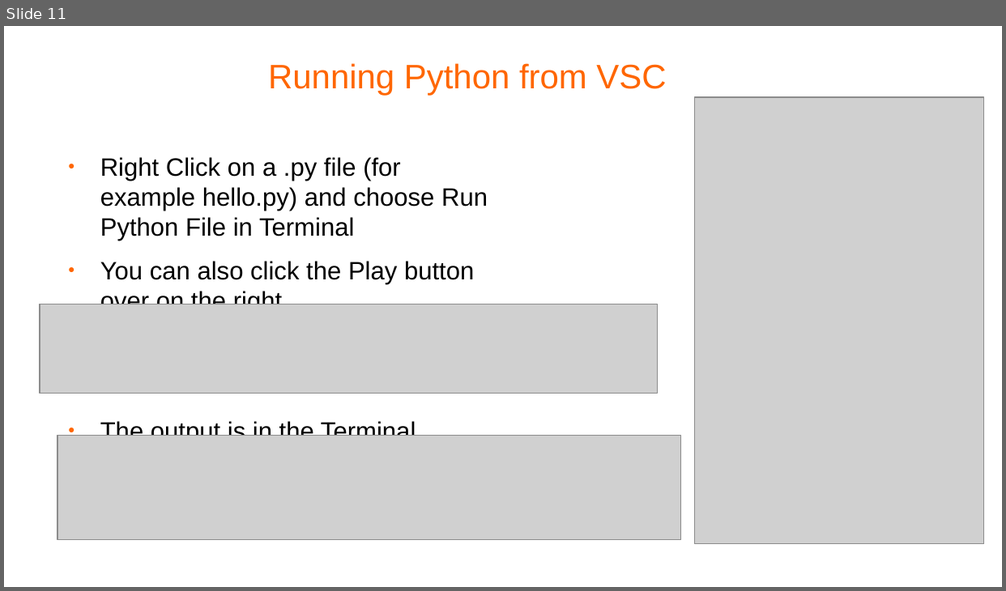
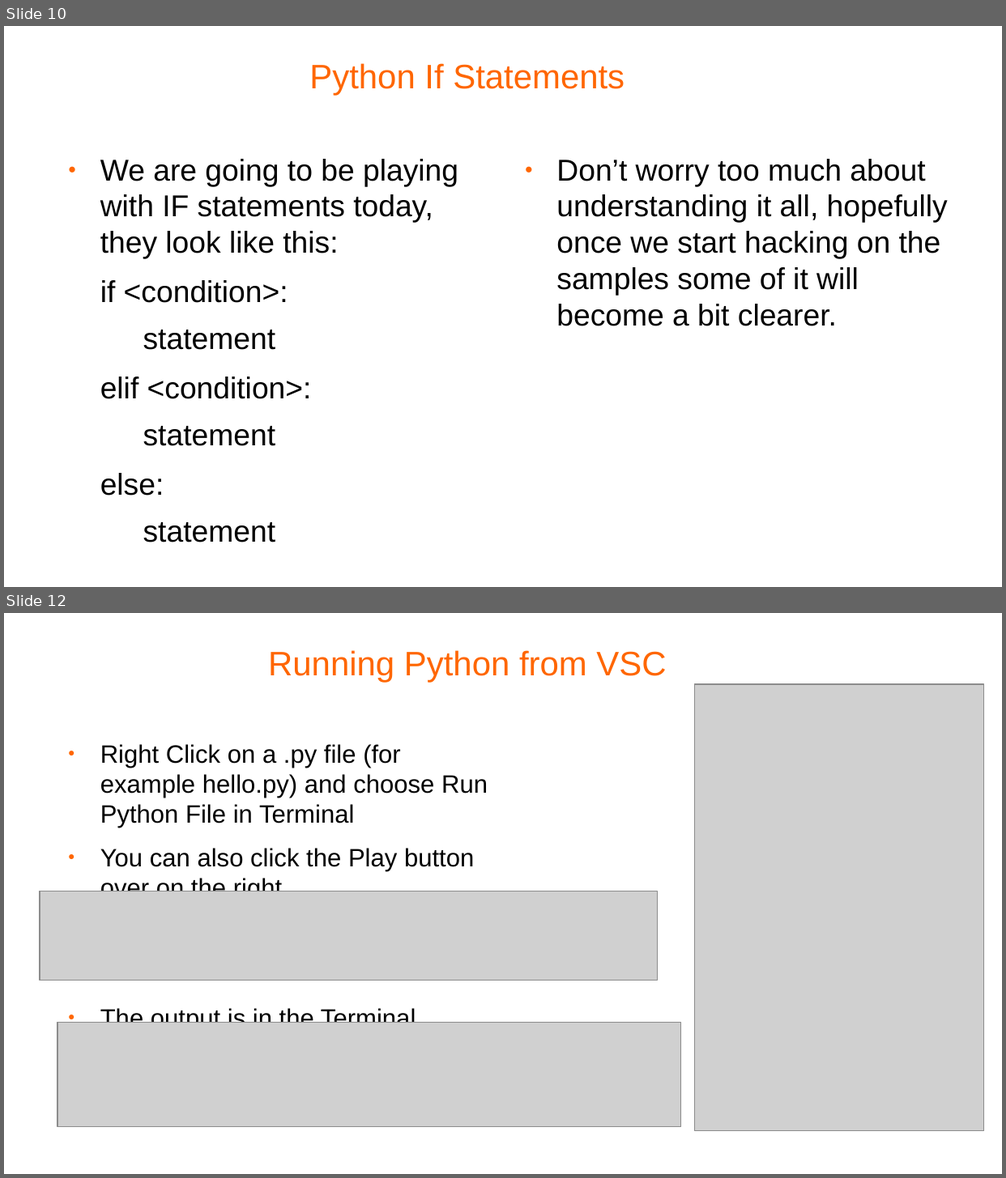
Before and after one commit to pellcorp/coding, a slide deck: docs/python coding.odp. Shown one above the other, each under a label of ours: slide 11 before the commit, slides 10 and 12 after it; the slides between them are not shown. The pictures are 1006x591 and 1006x1178 pixels, drawn with LibreOffice and Linux fonts; fonts in the diff are those of the drawing; grey boxes stand for pictures; background and template pictures are left out. Boxes give left, top, right and bottom in pixels: in the first picture for what was removed or moved away, otherwise in the second. Text is boxed around its words. In the diff, an @@ line names an element or a change of style, - is before the commit and + after.

```diff
--- a/docs/python coding.odp
+++ b/docs/python coding.odp
@@ slide 10 added at [4, 26, 1002, 587], background #FFFFFF @@
@@ title added at [309, 63, 624, 95], 27 pt, text #FF6600 @@
+Python If Statements
@@ text added at [100, 159, 458, 543], 24 pt, text #000000 @@
+● We are going to be playing with IF statements today, they look like this:
+if <condition>:
+  statement
+elif <condition>:
+  statement
+else:
+  statement
@@ text added at [556, 159, 948, 327], 24 pt, text #000000 @@
+● Don’t worry too much about understanding it all, hopefully once we start hacking on the samples some of it will become a bit clearer.
@@ what was slide 11 is now slide 12 @@
```
Also in this commit, not shown: 2 slides changed, 2 other slides added, 1 slide removed, 3 other files.
